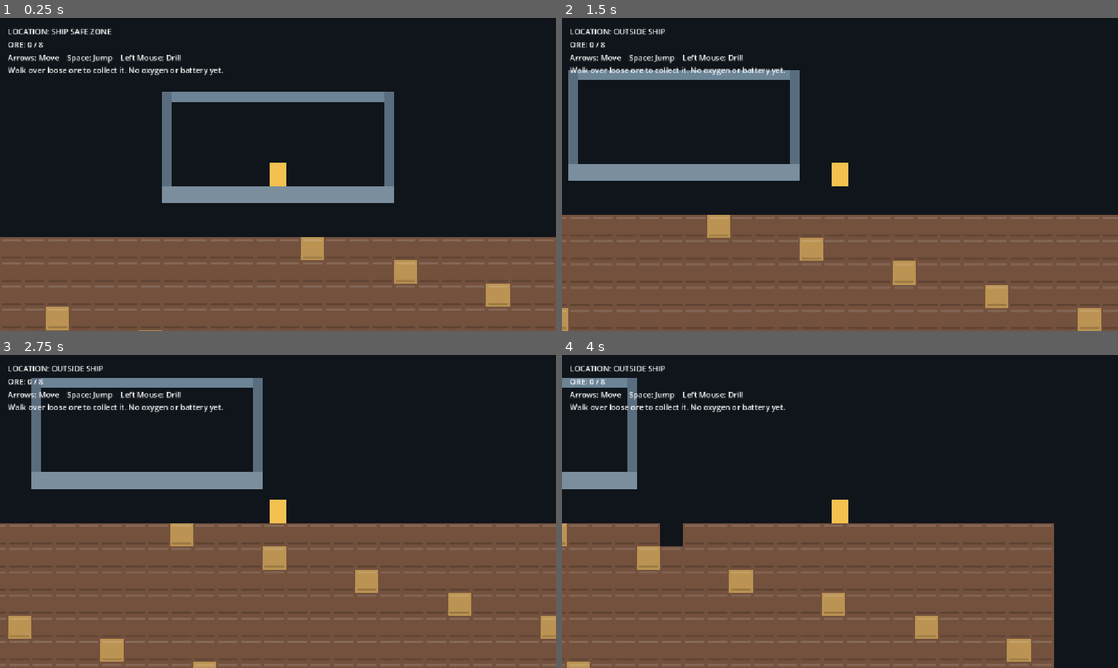
Above: before the commit, frames 1-4 (two rows, left to right).
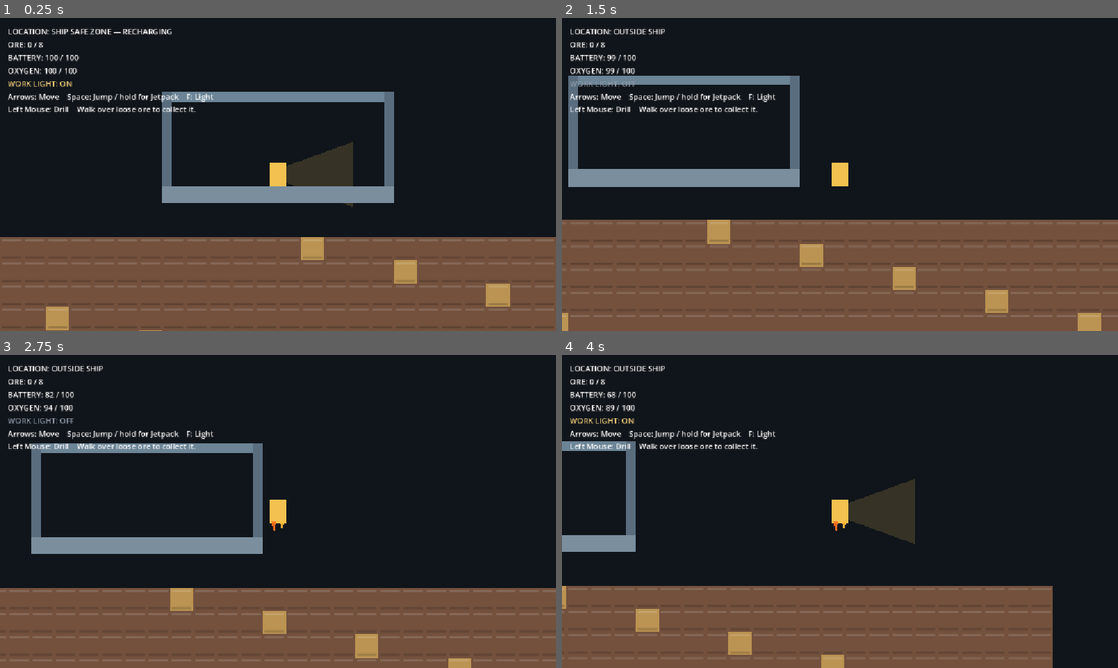
Above: after the commit, the same moments.

Repository: CaptainTiki/DIG
Game: Godot game, scene res://scenes/world/world.tscn
Two runs of this game, one before a commit and one after it. Both use one fixed random seed, a clock stepped at 60 frames per second and the inputs below.
Inputs (mouse positions are in pixels of both pictures, inside the frame that each line leads up to):
- Up to frame 1 (0.25 s): no input
- Up to frame 2 (1.5 s): tap Enter (ui_accept) at 0.5, 1.35 s; move the mouse to (962, 158) at 0.52 s; hold Enter (ui_accept) 0.53-1.28 s; hold Right (ui_right) from 0.53 s (still down); tap F (toggle_work_light, bound only after the commit) at 0.6 s; click (962, 158) at 0.67 s; move the mouse to (728, 190) at 1.27 s; click (728, 190) at 1.42 s
- Up to frame 3 (2.75 s): tap Enter (ui_accept) at 1.52, 1.82 s; tap F (toggle_work_light, bound only after the commit) at 1.55, 2.1 s; move the mouse to (333, 442) at 2.02 s; release Right (ui_right) at 2.03 s; hold Left (ui_left) from 2.03 s (still down); hold Enter (ui_accept) from 2.03 s (still down); click (333, 442) at 2.17 s
- Up to frame 4 (4 s): move the mouse to (812, 574) at 2.77 s; release Left (ui_left) at 2.78 s; release Enter (ui_accept) at 2.78 s; hold Right (ui_right) from 2.78 s (still down); tap F (toggle_work_light, bound only after the commit) at 2.85 s; click (812, 574) at 2.92 s; tap Enter (ui_accept) at 3.02, 3.32 s; move the mouse to (1006, 558) at 3.52 s; hold Enter (ui_accept) from 3.53 s (still down); click (1006, 558) at 3.67 s

The runs differ from the first frame. In frame 1, 3.1% of the frame differs, in the area x 1-64%, y 3-61%; in frame 2, 9.3%; in frame 3, 33%, in the area x 0-100%, y 7-100%; in frame 4, 27%.

Commit message:
Complete Milestone B survival loop

Diff:
--- a/project.godot
+++ b/project.godot
@@ -20,6 +20,14 @@
 window/stretch/mode="canvas_items"
 window/stretch/aspect="expand"
 
+[input]
+
+toggle_work_light={
+"deadzone": 0.5,
+"events": [Object(InputEventKey,"resource_local_to_scene":false,"resource_name":"","device":-1,"window_id":0,"alt_pressed":false,"shift_pressed":false,"ctrl_pressed":false,"meta_pressed":false,"pressed":false,"keycode":0,"physical_keycode":70,"key_label":0,"unicode":102,"location":0,"echo":false,"script":null)
+]
+}
+
 [physics]
 
 3d/physics_engine="Jolt Physics"
--- a/scenes/player/player.tscn
+++ b/scenes/player/player.tscn
@@ -12,9 +12,25 @@
 [node name="CollisionShape2D" type="CollisionShape2D" parent="."]
 shape = SubResource("CapsuleShape2D_player")
 
+[node name="WorkLight" type="Polygon2D" parent="."]
+z_index = -1
+color = Color(1, 0.82, 0.38, 0.16)
+polygon = PackedVector2Array(4, -7, 78, -34, 78, 34, 4, 7)
+
 [node name="Visuals" type="Polygon2D" parent="."]
 color = Color(0.95, 0.76, 0.31, 1)
 polygon = PackedVector2Array(-8, -12, 8, -12, 8, 12, -8, 12)
+
+[node name="JetpackExhaust" type="Node2D" parent="."]
+visible = false
+
+[node name="LeftFlame" type="Polygon2D" parent="JetpackExhaust"]
+color = Color(1, 0.45, 0.12, 0.9)
+polygon = PackedVector2Array(-7, 10, -2, 10, -4, 22)
+
+[node name="RightFlame" type="Polygon2D" parent="JetpackExhaust"]
+color = Color(1, 0.74, 0.24, 0.9)
+polygon = PackedVector2Array(2, 10, 7, 10, 4, 19)
 
 [node name="DrillRay" type="RayCast2D" parent="."]
 enabled = false
--- a/scenes/ui/hud.tscn
+++ b/scenes/ui/hud.tscn
@@ -7,7 +7,7 @@
 
 [node name="MarginContainer" type="MarginContainer" parent="."]
 offset_right = 550.0
-offset_bottom = 120.0
+offset_bottom = 190.0
 theme_override_constants/margin_left = 16
 theme_override_constants/margin_top = 16
 
@@ -22,6 +22,18 @@
 layout_mode = 2
 text = "ORE: 0 / 8"
 
+[node name="BatteryLabel" type="Label" parent="MarginContainer/VBoxContainer"]
+layout_mode = 2
+text = "BATTERY: 100 / 100"
+
+[node name="OxygenLabel" type="Label" parent="MarginContainer/VBoxContainer"]
+layout_mode = 2
+text = "OXYGEN: 100 / 100"
+
+[node name="LightLabel" type="Label" parent="MarginContainer/VBoxContainer"]
+layout_mode = 2
+text = "WORK LIGHT: ON"
+
 [node name="HintLabel" type="Label" parent="MarginContainer/VBoxContainer"]
 layout_mode = 2
-text = "Arrows: Move    Space: Jump    Left Mouse: Drill\nWalk over loose ore to collect it. No oxygen or battery yet."
+text = "Arrows: Move    Space: Jump / hold for Jetpack    F: Light\nLeft Mouse: Drill    Walk over loose ore to collect it."
--- a/scripts/drill_ship/drill_ship.gd
+++ b/scripts/drill_ship/drill_ship.gd
@@ -1,7 +1,7 @@
 class_name DrillShip
 extends AnimatableBody2D
 ## The ship's body will move through the world in milestone D.
-## The safe zone is the only implemented ship behavior for now.
+## Its safe zone supplies oxygen and battery recharge through player signals.
 
 signal player_entered
 signal player_exited
--- a/scripts/player/player.gd
+++ b/scripts/player/player.gd
@@ -1,29 +1,79 @@
 class_name DigPlayer
 extends CharacterBody2D
-## Milestone A: movement, mouse-targeted digging, and limited ore cargo.
-## Oxygen, battery, and jetpack are later tasks.
+## Player movement, excavation, cargo, and Milestone B survival resources.
 
 signal cargo_changed(amount: int, capacity: int)
+signal battery_changed(amount: float, maximum: float)
+signal oxygen_changed(amount: float, maximum: float)
+signal work_light_changed(enabled: bool)
 
+@export_group("Movement")
 @export var move_speed: float = 170.0
 @export var jump_velocity: float = -305.0
 @export var gravity: float = 900.0
+@export var jetpack_acceleration: float = 760.0
+@export var jetpack_max_rise_speed: float = 230.0
+
+@export_group("Excavation")
 @export var drill_reach: float = 80.0
 @export var drill_interval: float = 0.18
+@export var drill_battery_cost: float = 4.0
+
+@export_group("Survival")
+@export var maximum_battery: float = 100.0
+@export var jetpack_battery_per_second: float = 20.0
+@export var work_light_battery_per_second: float = 1.0
+@export var battery_recharge_per_second: float = 30.0
+@export var maximum_oxygen: float = 100.0
+@export var oxygen_drain_per_second: float = 4.0
+@export var oxygen_refill_per_second: float = 25.0
+
+@export_group("Cargo")
 @export_range(1, 64, 1) var cargo_capacity: int = 8
 
 var ore_carried: int = 0
+var battery: float
+var oxygen: float
+var inside_ship: bool = true
+var work_light_enabled: bool = true
+var terrain: DigTerrain
+
 var _drill_cooldown: float = 0.0
-var terrain: DigTerrain
+var _jetpack_active: bool = false
+
+@onready var work_light: Polygon2D = $WorkLight
+@onready var jetpack_exhaust: Node2D = $JetpackExhaust
+
+
+func _ready() -> void:
+    battery = maximum_battery
+    oxygen = maximum_oxygen
+    work_light.visible = work_light_enabled
+    jetpack_exhaust.visible = false
 
 
 func _physics_process(delta: float) -> void:
     if not is_on_floor():
         velocity.y += gravity * delta
-    velocity.x = Input.get_axis("ui_left", "ui_right") * move_speed
+
+    var horizontal_input := Input.get_axis("ui_left", "ui_right")
+    velocity.x = horizontal_input * move_speed
+    if not is_zero_approx(horizontal_input):
+        work_light.scale.x = signf(horizontal_input)
+
     if is_on_floor() and Input.is_action_just_pressed("ui_accept"):
         velocity.y = jump_velocity
+
+    _jetpack_active = false
+    if not is_on_floor() and Input.is_action_pressed("ui_accept"):
+        _jetpack_active = try_use_jetpack(delta)
+    jetpack_exhaust.visible = _jetpack_active
+
     move_and_slide()
+
+    if Input.is_action_just_pressed("toggle_work_light"):
+        set_work_light_enabled(not work_light_enabled)
+    update_survival_resources(delta)
 
     _drill_cooldown = maxf(0.0, _drill_cooldown - delta)
     if Input.is_mouse_button_pressed(MOUSE_BUTTON_LEFT) and _drill_cooldown <= 0.0:
@@ -31,19 +81,94 @@
         _drill_cooldown = drill_interval
 
 
-func _try_drill() -> void:
-    if terrain == null:
-        return
+func _try_drill() -> bool:
+    if terrain == null or battery < drill_battery_cost:
+        return false
     var target := get_global_mouse_position()
     if global_position.distance_to(target) > drill_reach:
-        return
+        return false
     # Prevent drilling a tile hidden behind another solid tile.
     var query := PhysicsRayQueryParameters2D.create(global_position, target, 1, [get_rid()])
     var hit := get_world_2d().direct_space_state.intersect_ray(query)
     if hit.is_empty():
+        return false
+    var hit_position: Vector2 = hit.position - hit.normal * 1.0
+    return try_excavate_at(hit_position)
+
+
+func try_excavate_at(global_point: Vector2) -> bool:
+    if terrain == null or battery < drill_battery_cost:
+        return false
+    if not terrain.excavate_global_point(global_point):
+        return false
+    try_spend_battery(drill_battery_cost)
+    return true
+
+
+func try_use_jetpack(delta: float) -> bool:
+    if delta <= 0.0:
+        return false
+    if not try_spend_battery(jetpack_battery_per_second * delta):
+        return false
+    velocity.y = maxf(velocity.y - jetpack_acceleration * delta, -jetpack_max_rise_speed)
+    return true
+
+
+func update_survival_resources(delta: float) -> void:
+    if delta <= 0.0:
         return
-    var hit_position: Vector2 = hit.position - hit.normal * 1.0
-    terrain.excavate_global_point(hit_position)
+
+    if inside_ship:
+        set_battery(battery + battery_recharge_per_second * delta)
+        set_oxygen(oxygen + oxygen_refill_per_second * delta)
+        return
+
+    set_oxygen(oxygen - oxygen_drain_per_second * delta)
+    if work_light_enabled:
+        var light_cost := work_light_battery_per_second * delta
+        if not try_spend_battery(light_cost):
+            set_battery(0.0)
+            set_work_light_enabled(false)
+
+
+func set_inside_ship(is_inside: bool) -> void:
+    inside_ship = is_inside
+
+
+func set_battery(amount: float) -> void:
+    var next_amount := clampf(amount, 0.0, maximum_battery)
+    if is_equal_approx(next_amount, battery):
+        return
+    battery = next_amount
+    battery_changed.emit(battery, maximum_battery)
+    if battery <= 0.0 and work_light_enabled:
+        set_work_light_enabled(false)
+
+
+func set_oxygen(amount: float) -> void:
+    var next_amount := clampf(amount, 0.0, maximum_oxygen)
+    if is_equal_approx(next_amount, oxygen):
+        return
+    oxygen = next_amount
+    oxygen_changed.emit(oxygen, maximum_oxygen)
+
+
+func try_spend_battery(amount: float) -> bool:
+    if amount <= 0.0:
+        return true
+    if battery + 0.0001 < amount:
+        return false
+    set_battery(battery - amount)
+    return true
+
+
+func set_work_light_enabled(enabled: bool) -> void:
+    var next_enabled := enabled and battery > 0.0
+    if next_enabled == work_light_enabled:
+        return
+    work_light_enabled = next_enabled
+    work_light.visible = work_light_enabled
+    work_light_changed.emit(work_light_enabled)
 
 
 func try_collect_ore(amount: int = 1) -> bool:
--- a/scripts/ui/hud.gd
+++ b/scripts/ui/hud.gd
@@ -3,10 +3,13 @@
 
 @onready var status_label: Label = $MarginContainer/VBoxContainer/StatusLabel
 @onready var cargo_label: Label = $MarginContainer/VBoxContainer/CargoLabel
+@onready var battery_label: Label = $MarginContainer/VBoxContainer/BatteryLabel
+@onready var oxygen_label: Label = $MarginContainer/VBoxContainer/OxygenLabel
+@onready var light_label: Label = $MarginContainer/VBoxContainer/LightLabel
 
 
 func set_ship_status(is_inside: bool) -> void:
-    status_label.text = "LOCATION: SHIP SAFE ZONE" if is_inside else "LOCATION: OUTSIDE SHIP"
+    status_label.text = "LOCATION: SHIP SAFE ZONE — RECHARGING" if is_inside else "LOCATION: OUTSIDE SHIP"
 
 
 func set_cargo(amount: int, capacity: int) -> void:
@@ -16,3 +19,18 @@
     else:
         cargo_label.text = "ORE: %d / %d" % [amount, capacity]
         cargo_label.modulate = Color.WHITE
+
+
+func set_battery(amount: float, maximum: float) -> void:
+    battery_label.text = "BATTERY: %d / %d" % [roundi(amount), roundi(maximum)]
+    battery_label.modulate = Color("#ef7b62") if amount <= maximum * 0.25 else Color.WHITE
+
+
+func set_oxygen(amount: float, maximum: float) -> void:
+    oxygen_label.text = "OXYGEN: %d / %d" % [roundi(amount), roundi(maximum)]
+    oxygen_label.modulate = Color("#ef7b62") if amount <= maximum * 0.25 else Color.WHITE
+
+
+func set_work_light(enabled: bool) -> void:
+    light_label.text = "WORK LIGHT: ON" if enabled else "WORK LIGHT: OFF"
+    light_label.modulate = Color("#f2cd79") if enabled else Color("#8d99a6")
--- a/scripts/world/world.gd
+++ b/scripts/world/world.gd
@@ -16,7 +16,15 @@
     drill_ship.player_exited.connect(_on_player_exited_ship)
     terrain.cell_excavated.connect(_on_cell_excavated)
     player.cargo_changed.connect(hud.set_cargo)
+    player.battery_changed.connect(hud.set_battery)
+    player.oxygen_changed.connect(hud.set_oxygen)
+    player.work_light_changed.connect(hud.set_work_light)
+    player.set_inside_ship(true)
     hud.set_cargo(player.ore_carried, player.cargo_capacity)
+    hud.set_battery(player.battery, player.maximum_battery)
+    hud.set_oxygen(player.oxygen, player.maximum_oxygen)
+    hud.set_work_light(player.work_light_enabled)
+    hud.set_ship_status(true)
 
 
 func _on_cell_excavated(map_cell: Vector2i, was_ore: bool) -> void:
@@ -32,8 +40,10 @@
 
 
 func _on_player_entered_ship() -> void:
+    player.set_inside_ship(true)
     hud.set_ship_status(true)
 
 
 func _on_player_exited_ship() -> void:
+    player.set_inside_ship(false)
     hud.set_ship_status(false)
--- /dev/null
+++ b/tests/test_milestone_b.gd
@@ -0,0 +1,124 @@
+extends SceneTree
+## Headless regression coverage for the Milestone B survival loop.
+
+var _checks: int = 0
+var _failures: Array[String] = []
+
+
+func _initialize() -> void:
+    call_deferred("_run")
+
+
+func _check(condition: bool, message: String) -> void:
+    _checks += 1
+    if condition:
+        print("PASS: %s" % message)
+    else:
+        _failures.append(message)
+        push_error("FAIL: %s" % message)
+
+
+func _run() -> void:
+    var world_scene := load("res://scenes/world/world.tscn") as PackedScene
+    _check(world_scene != null, "world scene loads")
+    if world_scene == null:
+        _finish()
+        return
+
+    var world := world_scene.instantiate()
+    root.add_child(world)
+    await process_frame
+    for _frame in range(3):
+        await physics_frame
+
+    var terrain := world.get_node("Terrain") as DigTerrain
+    var player := world.get_node("Player") as DigPlayer
+    var ship := world.get_node("DrillShip") as DrillShip
+    var hud := world.get_node("HUD") as DigHUD
+    player.set_physics_process(false)
+
+    _check(terrain != null and player != null and ship != null and hud != null, "survival scenes are wired")
+    _check(InputMap.has_action("toggle_work_light"), "work-light input action exists")
+    var light_events := InputMap.action_get_events("toggle_work_light")
+    _check(not light_events.is_empty() and light_events[0] is InputEventKey and (light_events[0] as InputEventKey).physical_keycode == KEY_F, "F key toggles the work light")
+    _check(is_equal_approx(player.battery, player.maximum_battery), "battery starts full")
+    _check(is_equal_approx(player.oxygen, player.maximum_oxygen), "oxygen starts full")
+    _check(player.inside_ship, "player starts inside the ship")
+    _check(hud.status_label.text.contains("RECHARGING"), "HUD reports ship recharge state")
+    _check(player.work_light.visible and not player.jetpack_exhaust.visible, "survival visuals start correctly")
+
+    player.global_position = Vector2(1000.0, -1000.0)
+    for _frame in range(3):
+        await physics_frame
+    _check(not player.inside_ship, "leaving the safe zone switches to outside state")
+    _check(hud.status_label.text == "LOCATION: OUTSIDE SHIP", "HUD reports safe-zone exit")
+
+    player.set_work_light_enabled(false)
+    player.set_battery(player.maximum_battery)
+    player.set_oxygen(player.maximum_oxygen)
+    player.update_survival_resources(2.0)
+    _check(is_equal_approx(player.oxygen, player.maximum_oxygen - player.oxygen_drain_per_second * 2.0), "oxygen drains outside")
+    _check(is_equal_approx(player.battery, player.maximum_battery), "battery does not drain with idle light off")
+
+    player.set_work_light_enabled(true)
+    var battery_before_light := player.battery
+    player.update_survival_resources(2.0)
+    _check(is_equal_approx(player.battery, battery_before_light - player.work_light_battery_per_second * 2.0), "work light drains shared battery")
+    _check(hud.light_label.text == "WORK LIGHT: ON", "HUD reports work-light state")
+
+    player.set_work_light_enabled(false)
+    player.set_battery(player.maximum_battery)
+    var drill_cell := terrain.get_used_cells()[0]
+    var drill_point := terrain.to_global(terrain.map_to_local(drill_cell))
+    _check(player.try_excavate_at(drill_point), "drill excavates with available battery")
+    _check(terrain.get_cell_source_id(drill_cell) == -1, "battery-powered drilling removes terrain")
+    _check(is_equal_approx(player.battery, player.maximum_battery - player.drill_battery_cost), "drill spends shared battery")
+
+    var blocked_cell := terrain.get_used_cells()[0]
+    var blocked_point := terrain.to_global(terrain.map_to_local(blocked_cell))
+    player.set_battery(0.0)
+    _check(not player.try_excavate_at(blocked_point), "empty battery blocks drilling")
+    _check(terrain.get_cell_source_id(blocked_cell) != -1, "blocked drill leaves terrain intact")
+
+    player.set_battery(20.0)
+    player.velocity = Vector2.ZERO
+    _check(player.try_use_jetpack(0.5), "jetpack activates with available battery")
+    _check(player.velocity.y < 0.0, "jetpack produces upward thrust")
+    _check(is_equal_approx(player.battery, 20.0 - player.jetpack_battery_per_second * 0.5), "jetpack spends shared battery")
+    player.set_battery(0.0)
+    _check(not player.try_use_jetpack(0.5), "empty battery blocks jetpack thrust")
+
+    player.set_battery(0.5)
+    player.set_work_light_enabled(true)
+    player.update_survival_resources(1.0)
+    _check(is_zero_approx(player.battery), "light consumes the final partial battery")
+    _check(not player.work_light_enabled and not player.work_light.visible, "work light shuts off at empty battery")
+
+    player.set_battery(10.0)
+    player.set_oxygen(20.0)
+    player.global_position = ship.global_position + Vector2(0.0, -52.0)
+    for _frame in range(3):
+        await physics_frame
+    _check(player.inside_ship, "entering the safe zone restores inside state")
+    player.update_survival_resources(2.0)
+    _check(is_equal_approx(player.battery, 10.0 + player.battery_recharge_per_second * 2.0), "ship recharges battery")
+    _check(is_equal_approx(player.oxygen, 20.0 + player.oxygen_refill_per_second * 2.0), "ship refills oxygen")
+    _check(hud.battery_label.text == "BATTERY: 70 / 100", "HUD tracks battery recharge")
+    _check(hud.oxygen_label.text == "OXYGEN: 70 / 100", "HUD tracks oxygen refill")
+
+    player.update_survival_resources(20.0)
+    _check(is_equal_approx(player.battery, player.maximum_battery), "battery recharge clamps at maximum")
+    _check(is_equal_approx(player.oxygen, player.maximum_oxygen), "oxygen refill clamps at maximum")
+
+    world.queue_free()
+    await process_frame
+    _finish()
+
+
+func _finish() -> void:
+    if _failures.is_empty():
+        print("RESULT: %d checks, 0 failures" % _checks)
+        quit(0)
+    else:
+        print("RESULT: %d checks, %d failures" % [_checks, _failures.size()])
+        quit(1)
Not shown, added: tests/test_milestone_b.gd.uid
Not shown, changed: docs/ARCHITECTURE.md
Not shown, changed: docs/MILESTONE_A.md
Not shown, added: docs/MILESTONE_B.md
